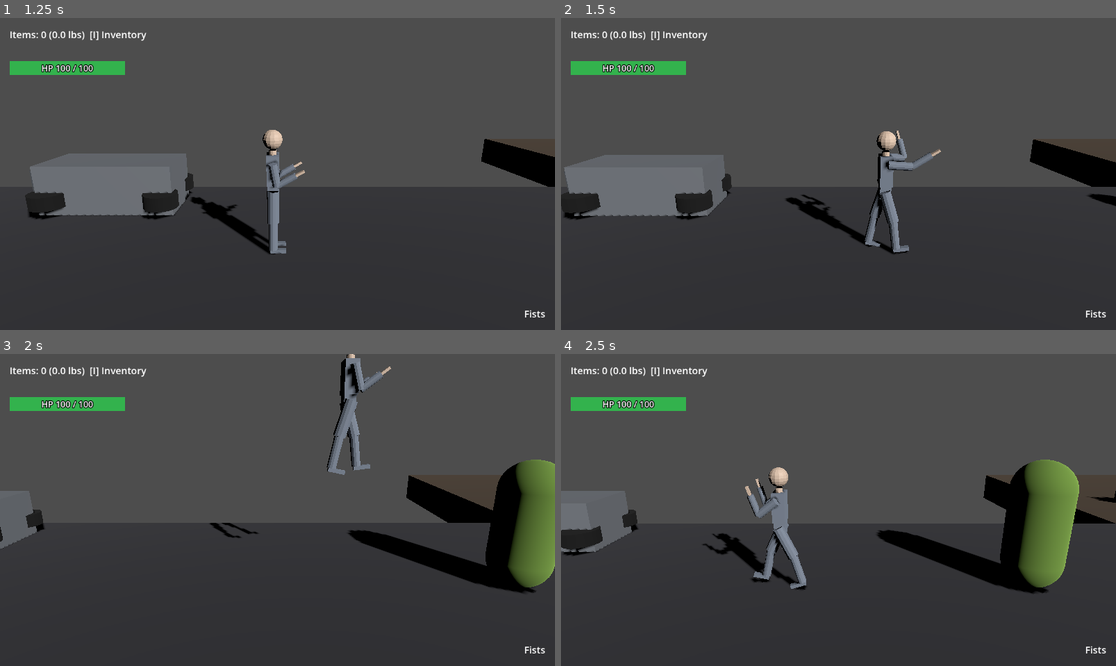
Above: before the commit, frames 1-4 (two rows, left to right).
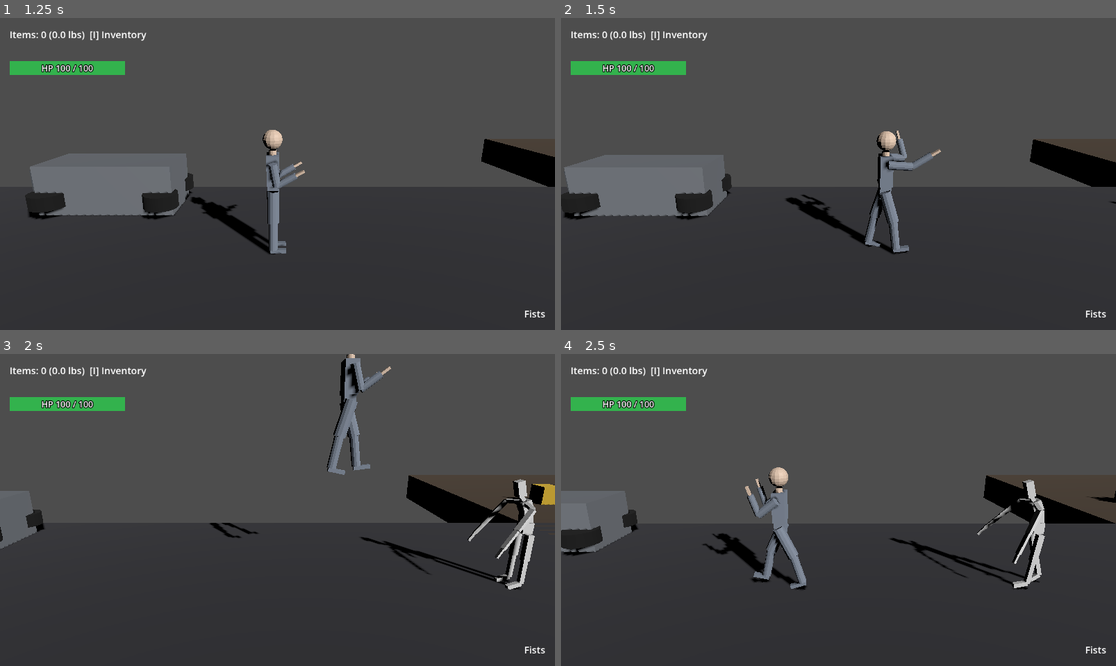
Above: after the commit, the same moments.

Repository: Natkiio/union-city-3d-remake
Game: Godot game, scene res://scenes/ui/main_menu.tscn
Two runs of this game, one before a commit and one after it. Both use one fixed random seed, a clock stepped at 60 frames per second and the inputs below.
Inputs (mouse positions are in pixels of both pictures, inside the frame that each line leads up to):
- Up to frame 1 (1.25 s): click "Start" at 0.5 s
- Up to frame 2 (1.5 s): tap Enter at 1.25 s; move the mouse to (960, 158) at 1.27 s; press the mouse at (960, 158) at 1.28 s; hold D (move_right) from 1.28 s (still down)
- Up to frame 3 (2 s): keep holding D (move_right); tap W (jump) at 1.52 s
- Up to frame 4 (2.5 s): move the mouse to (727, 525) at 2.02 s; release D (move_right) at 2.03 s; release the mouse at (727, 525) at 2.03 s; hold A (move_left) from 2.03 s (still down); tap 1 (equip_fists) at 2.1 s; tap W (jump) at 2.27 s

Frame 1 is identical in both runs. In frame 2, 0.1% of the frame differs, in the area x 94-100%, y 56-61%; in frame 3, 5.4%; in frame 4, 5.5%, in the area x 56-94%, y 33-77%.

Commit message:
Build a real rigged zombie model + Idle/Walk animations
Issue #10. Forks the player's headless Blender pipeline: same 19-bone
humanoid armature topology (Hips/Spine/Chest/Neck/Head, both arm and
leg chains), same rigid per-segment vertex-group skinning (one box
primitive per bone, 1.0 weight, no automatic bone-heat weighting --
confirmed unreliable on disjoint primitive parts in the player build,
so deliberately not used here either).

- blender_source/zombie_basic.blend / build_zombie_basic.py (script
  kept in scratch, not committed -- matches how male_basic's build
  script was handled): hunched silhouette (spine/chest/neck/head and
  both arms lean forward along the build axis with increasing offset
  up the chain), sickly-green ZombieSkin + tattered ZombieClothes
  materials, Idle (uneven undead sway) and Walk (asymmetric lurching
  shamble, one leg dragging less than the other) animations.
- assets/characters/zombie_basic.glb + scenes/characters/zombie_basic.tscn:
  exported model + a thin Godot wrapper scene, same pattern as
  male_basic.tscn.
- scenes/zombie/zombie.tscn: swapped the CapsuleMesh/StandardMaterial3D
  placeholder for an instance of the real model, feet aligned to the
  existing CapsuleShape3D collision via the same model-offset
  convention as player.tscn.
- scripts/zombie.gd: mesh/anim_player now found by Godot class
  (_find_by_class helper) instead of by node name, since imported
  glTF meshes keep their Blender object names (e.g.
  'ZombieBasic_Mesh'), not a generic 'MeshInstance3D'. Added
  model.rotation.y facing toward the player's position (same
  -PI/2-right / +PI/2-left convention as the player), and Idle/Walk
  animation switching based on whether the zombie is currently
  moving.

Verified headless, not assumed: a test rig confirmed Godot's own
import produces no stray nodes (a round-trip through Blender's own
glTF importer shows an extra 'Icosphere' bone-shape-widget artifact --
confirmed that's Blender-importer-only noise, absent when Godot
imports the same file directly); confirmed bone count (19) and both
animations present; confirmed facing empirically via the hunched
head's world-space offset relative to the hips flipping sign
correctly when chasing right vs. left; confirmed Walk plays while
chasing and Idle plays when not moving; confirmed the existing
hit-flash (material_override) still applies to the new nested mesh.
Full main.tscn/house_interior.tscn regressions clean.

Still open for a follow-up pass (not in this commit, keeping scope to
model+rig+base locomotion): dedicated bite/hit-reaction/death
animations, and the limping-zombie-type's movement variant currently
only affects speed (ZombieType-driven), not a distinct animation.

Diff:
--- /dev/null
+++ b/scenes/characters/zombie_basic.tscn
@@ -0,0 +1,7 @@
+[gd_scene load_steps=2 format=3 uid="uid://c7p2k9x4zombiebasicchar"]
+
+[ext_resource type="PackedScene" uid="uid://d00qnhvbd0h8l" path="res://assets/characters/zombie_basic.glb" id="1"]
+
+[node name="ZombieBasic" type="Node3D"]
+
+[node name="Model" parent="." instance=ExtResource("1")]
--- a/scenes/zombie/zombie.tscn
+++ b/scenes/zombie/zombie.tscn
@@ -1,17 +1,11 @@
-[gd_scene load_steps=6 format=3 uid="uid://e3c2d4f5zombie"]
+[gd_scene load_steps=5 format=3 uid="uid://e3c2d4f5zombie"]
 
 [ext_resource type="Script" path="res://scripts/zombie.gd" id="1"]
+[ext_resource type="PackedScene" uid="uid://d00qnhvbd0h8l" path="res://assets/characters/zombie_basic.glb" id="2"]
 
 [sub_resource type="CapsuleShape3D" id="CapsuleShape3D_1"]
 radius = 0.4
 height = 1.8
-
-[sub_resource type="CapsuleMesh" id="CapsuleMesh_1"]
-radius = 0.4
-height = 1.8
-
-[sub_resource type="StandardMaterial3D" id="StandardMaterial3D_1"]
-albedo_color = Color(0.45, 0.6, 0.25, 1)
 
 [sub_resource type="BoxShape3D" id="BoxShape3D_1"]
 size = Vector3(1.0, 1.6, 1.0)
@@ -19,9 +13,8 @@
 [node name="Zombie" type="CharacterBody3D" groups=["zombie"]]
 script = ExtResource("1")
 
-[node name="MeshInstance3D" type="MeshInstance3D" parent="."]
-mesh = SubResource("CapsuleMesh_1")
-surface_material_override/0 = SubResource("StandardMaterial3D_1")
+[node name="Model" parent="." instance=ExtResource("2")]
+transform = Transform3D(1, 0, 0, 0, 1, 0, 0, 0, 1, 0, -0.9, 0)
 
 [node name="CollisionShape3D" type="CollisionShape3D" parent="."]
 shape = SubResource("CapsuleShape3D_1")
--- a/scripts/zombie.gd
+++ b/scripts/zombie.gd
@@ -33,9 +33,24 @@
 var flash_timer: float = 0.0
 
 @onready var bite_area: Area3D = $BiteArea
-@onready var mesh: MeshInstance3D = $MeshInstance3D
+@onready var model: Node3D = $Model
+@onready var mesh: MeshInstance3D = _find_by_class(model, "MeshInstance3D")
+@onready var anim_player: AnimationPlayer = model.find_child("AnimationPlayer", true, false)
 
 var _flash_material := StandardMaterial3D.new()
+
+## Recursively find the first descendant of `root` whose Godot class
+## matches `class_name_str` (used instead of find_child-by-name since
+## imported glTF meshes keep their Blender object names, e.g.
+## "ZombieBasic_Mesh", not a generic "MeshInstance3D").
+static func _find_by_class(root: Node, class_name_str: String) -> Node:
+	for child in root.get_children():
+		if child.get_class() == class_name_str:
+			return child
+		var found := _find_by_class(child, class_name_str)
+		if found != null:
+			return found
+	return null
 
 func _ready() -> void:
 	type = ZombieType.from_ref(type_ref)
@@ -47,6 +62,11 @@
 	_flash_material.albedo_color = Color.WHITE
 	_flash_material.shading_mode = BaseMaterial3D.SHADING_MODE_UNSHADED
 	player = get_tree().get_first_node_in_group("player")
+	if anim_player:
+		for anim_name in ["Idle", "Walk"]:
+			if anim_player.has_animation(anim_name):
+				anim_player.get_animation(anim_name).loop_mode = Animation.LOOP_PINGPONG
+		anim_player.play("Idle")
 
 func _physics_process(delta: float) -> void:
 	if health <= 0.0:
@@ -70,6 +90,17 @@
 	if not is_on_floor():
 		velocity.y -= 20.0 * delta
 	move_and_slide()
+
+	# Same left/right facing convention as the player: -PI/2 points the
+	# model's front toward world +X, +PI/2 toward world -X (confirmed
+	# empirically for this rig/export pipeline via test_facing.gd at
+	# the time, and reused here since it's the same build conventions).
+	if abs(velocity.x) > 0.01:
+		model.rotation.y = -PI / 2.0 if velocity.x > 0.0 else PI / 2.0
+	if anim_player:
+		var desired := "Walk" if abs(velocity.x) > 0.01 else "Idle"
+		if anim_player.current_animation != desired:
+			anim_player.play(desired)
 
 	bite_cooldown = max(0.0, bite_cooldown - delta)
 	if stagger_timer > 0.0:
Binary file added: assets/characters/zombie_basic.glb
Not shown, added: assets/characters/zombie_basic.glb.import
Not shown, added: blender_source/zombie_basic.blend
